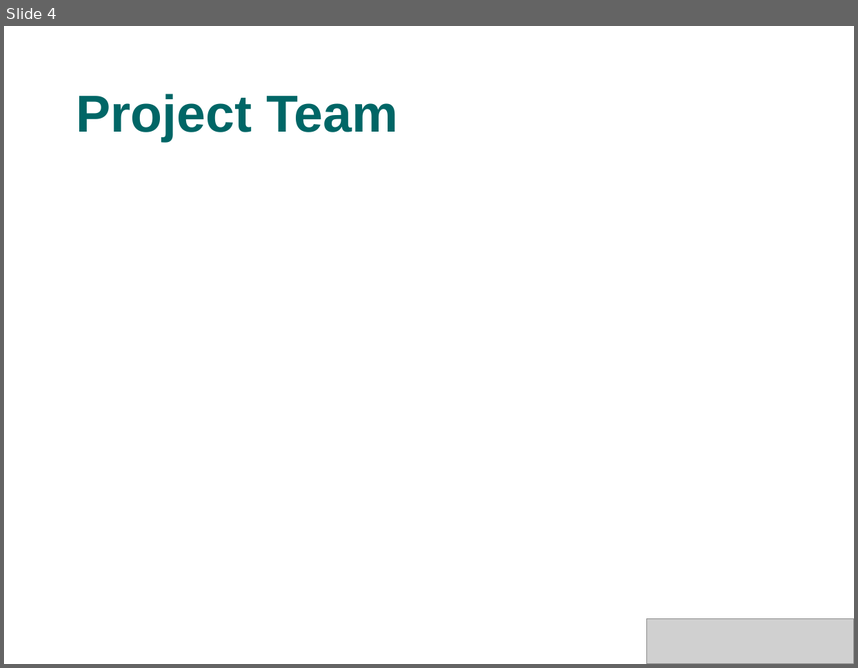
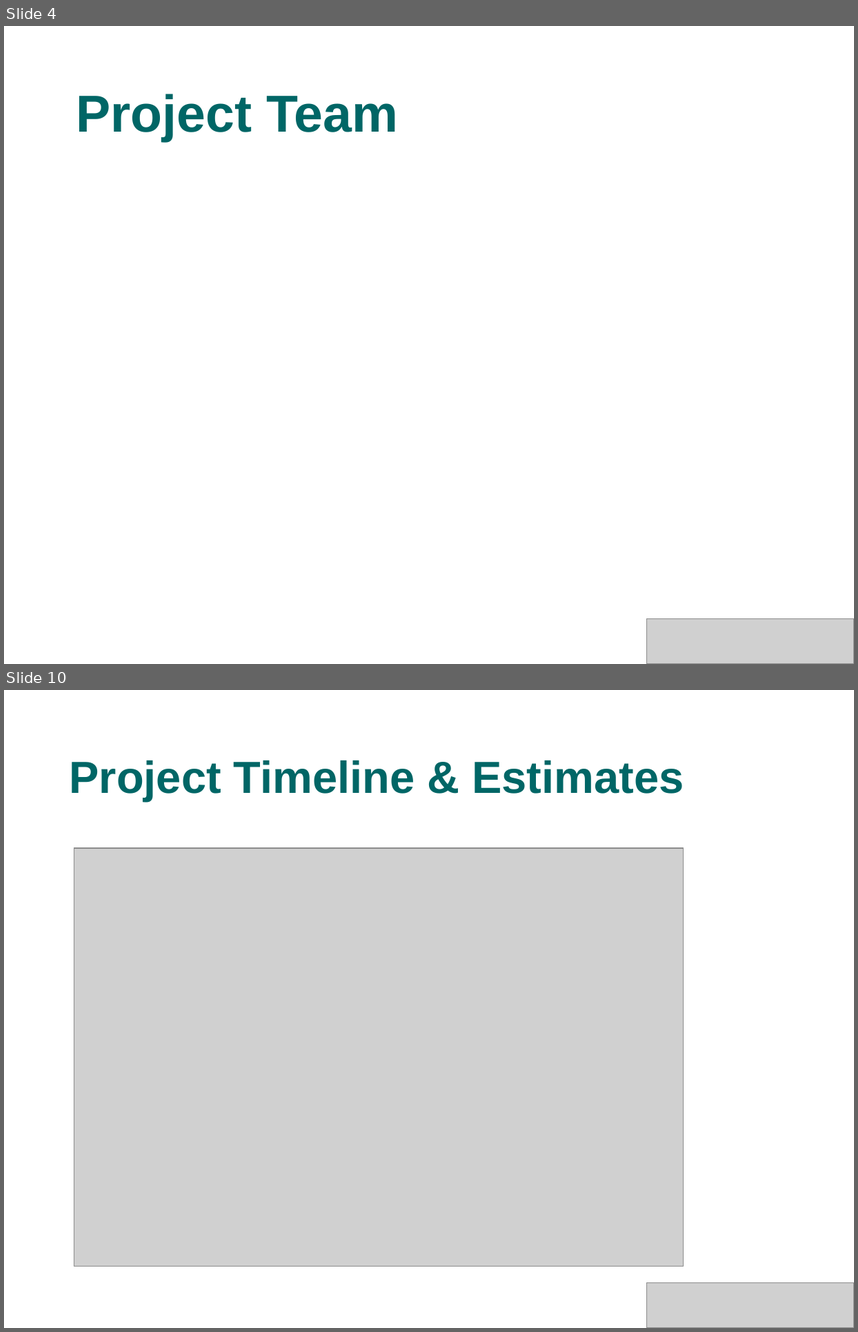
Before and after one commit to s4kshya/leezdr-repository, a slide deck: Exam Paper/MTECH_PROJ/Presentation/phase1.ppt. Shown one above the other, each under a label of ours: slide 4 before the commit, slides 4 and 10 after it; the slides between them are not shown. The pictures are 858x668 and 858x1332 pixels, drawn with LibreOffice and Linux fonts; fonts in the diff are those of the drawing; grey boxes stand for pictures; background and template pictures are left out. Boxes give left, top, right and bottom in pixels: in the first picture for what was removed or moved away, otherwise in the second. Text is boxed around its words. In the diff, an @@ line names an element or a change of style, - is before the commit and + after.

```diff
--- a/Exam Paper/MTECH_PROJ/Presentation/phase1.ppt
+++ b/Exam Paper/MTECH_PROJ/Presentation/phase1.ppt
@@ slide 10 added at bbox=[4, 690, 854, 1328], background picture (left out) @@
@@ title added at bbox=[69, 760, 684, 801], 38 pt, text #006666, bold @@
+Project Timeline & Estimates
@@ picture added at bbox=[74, 848, 684, 1266] @@
@@ picture added at bbox=[646, 1283, 854, 1328] @@
```
Also in this commit, not shown: 3 slides changed, 6 other slides added, 2 other files.
